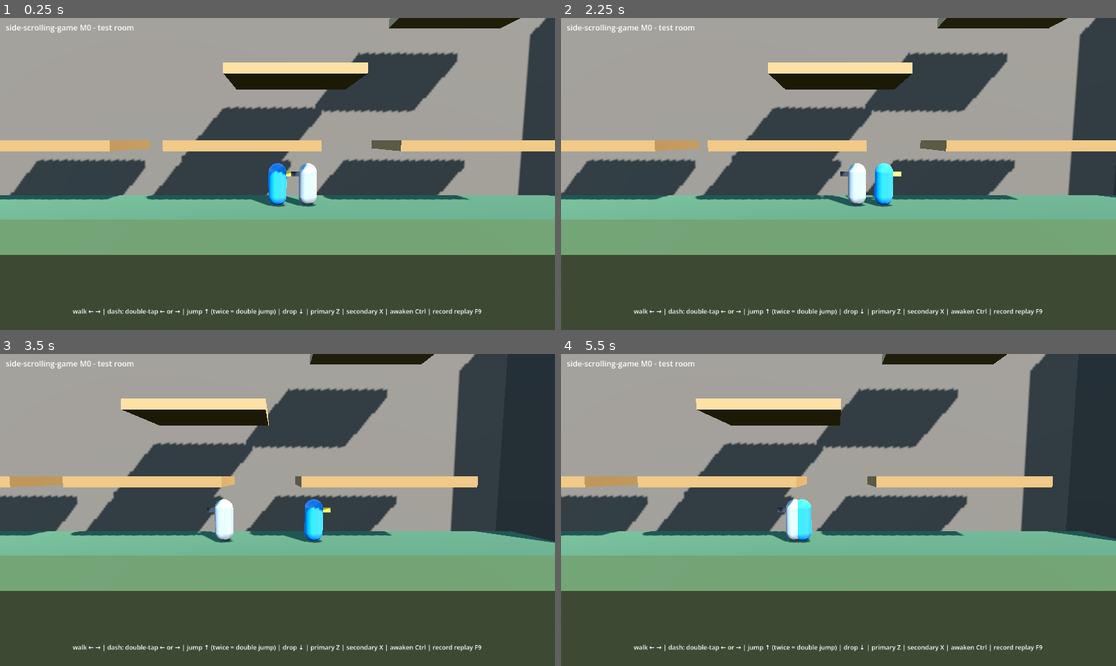
Above: before the commit, frames 1-4 (two rows, left to right).
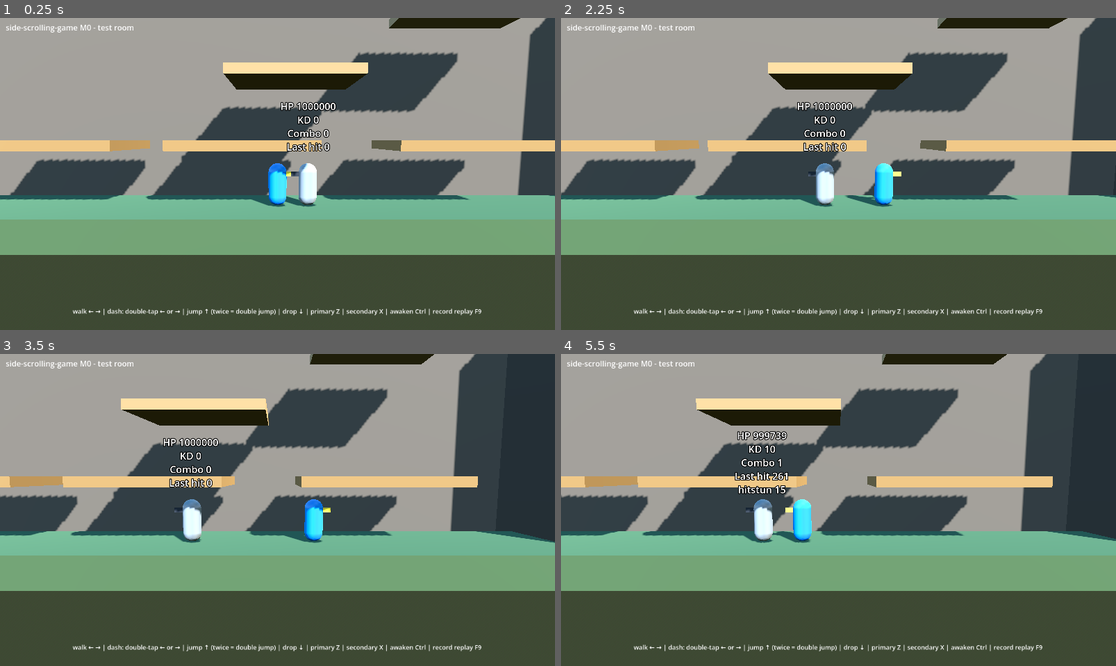
Above: after the commit, the same moments.

Repository: asty8926/side-scrolling-game
Game: Godot game, scene res://game/main.tscn
The game is run twice, just before and just after one commit, with the same random seed, the same clock (stepped at 60 frames per second) and the same inputs.
Inputs (mouse positions are in pixels of both pictures, inside the frame that each line leads up to):
- Up to frame 1 (0.25 s): no input
- Up to frame 2 (2.25 s): tap Enter at 0.5 s; move the mouse to (960, 158) at 0.52 s; hold Right (right) 0.53-1.25 s; tap X (attack_x) at 0.6 s; click (960, 158) at 0.67 s; drag from (727, 189) to (810, 236) at 1.27 s; tap F4 (debug_reset) at 2 s; move the mouse to (894, 105) at 2.02 s; hold Right (right) from 2.03 s (still down); tap Ctrl (awaken) at 2.1 s
- Up to frame 3 (3.5 s): release Right (right) at 2.75 s; drag from (249, 572) to (111, 463) at 2.77 s
- Up to frame 4 (5.5 s): move the mouse to (1005, 556) at 3.52 s; hold Left (left) 3.53-4.25 s; tap Alt at 3.6 s; tap F4 (debug_reset) at 4.15 s; drag from (672, 463) to (755, 432) at 4.27 s; move the mouse to (866, 510) at 5.02 s; hold Down (down) from 5.03 s (still down); tap X (attack_x) at 5.1 s; click (866, 510) at 5.17 s

The runs differ from the first frame. In frame 1, 0.6% of the frame differs, in the area x 50-61%, y 26-43%; in frame 2, 1.5%; in frame 3, 1.6%; in frame 4, 1.6%, in the area x 31-43%, y 24-61%.

Commit message:
view: dummy readout above the head; F4 resets the dummy

Diff:
--- a/game/main.tscn
+++ b/game/main.tscn
@@ -60,6 +60,7 @@
 script = ExtResource("5_fighter")
 driver = NodePath("../SimDriver")
 fighter_index = 1
+show_readout = true
 body_color = Color(0.6, 0.6, 0.62, 1)
 nose_color = Color(0.3, 0.3, 0.32, 1)
 
--- a/game/sim_driver.gd
+++ b/game/sim_driver.gd
@@ -43,6 +43,12 @@
 	add_child(_sampler)
 
 
+func _unhandled_input(event: InputEvent) -> void:
+	# Debug only: F4 resets the training dummy between two ticks.
+	if OS.is_debug_build() and event.is_action_pressed(&"debug_reset") and not event.is_echo():
+		world.reset_dummies()
+
+
 func _physics_process(_delta: float) -> void:
 	step_once()
 
--- a/game/view/fighter_view.gd
+++ b/game/view/fighter_view.gd
@@ -14,6 +14,8 @@
 @export var nose_color: Color = Color(0.98, 0.85, 0.25)
 ## Color of the attack boxes shown while a move's hitboxes are active.
 @export var hit_color: Color = Color(1.0, 0.45, 0.1, 0.45)
+## Shows HP, KD, combo and last damage above the head (training dummy).
+@export var show_readout: bool = false
 ## Seconds to turn around when the facing flips (0 = instant).
 @export_range(0.0, 0.5, 0.01, "suffix:s") var turn_time: float = 0.06
 
@@ -24,6 +26,7 @@
 var _body: Node3D
 var _hit_meshes: Array[MeshInstance3D] = []
 var _hit_material: StandardMaterial3D
+var _readout: Label3D
 
 
 func _ready() -> void:
@@ -71,6 +74,8 @@
 	_current = position_now
 	_facing = fighter.facing
 	_show_hitboxes(fighter)
+	if _readout != null:
+		_readout.text = readout_text(fighter)
 	if not _has_state:
 		position = position_now
 		_body.rotation.y = 0.0 if _facing == SimFighter.RIGHT else PI
@@ -101,6 +106,29 @@
 	# Body faces +X when rotation.y == 0.
 	nose_instance.position = Vector3(capsule.radius + 0.1, height * 0.75, 0.0)
 	_body.add_child(nose_instance)
+	if show_readout:
+		_readout = Label3D.new()
+		_readout.name = "Readout"
+		_readout.billboard = BaseMaterial3D.BILLBOARD_ENABLED
+		_readout.pixel_size = 0.008
+		_readout.no_depth_test = true
+		_readout.font_size = 40
+		_readout.outline_size = 12
+		_readout.position = Vector3(0.0, height + 1.2, 0.0)
+		add_child(_readout)
+
+
+## The above-head text for `fighter` (public for tests).
+static func readout_text(fighter: SimFighter) -> String:
+	var lines: PackedStringArray = PackedStringArray([
+		"HP %d" % fighter.hp,
+		"KD %d" % fighter.kd,
+		"Combo %d" % fighter.combo,
+		"Last hit %d" % fighter.last_damage,
+	])
+	if fighter.hitstun > 0:
+		lines.append("hitstun %d" % fighter.hitstun)
+	return "\n".join(lines)
 
 
 ## Shows the hitboxes that were checked on the tick just simulated (the sim
